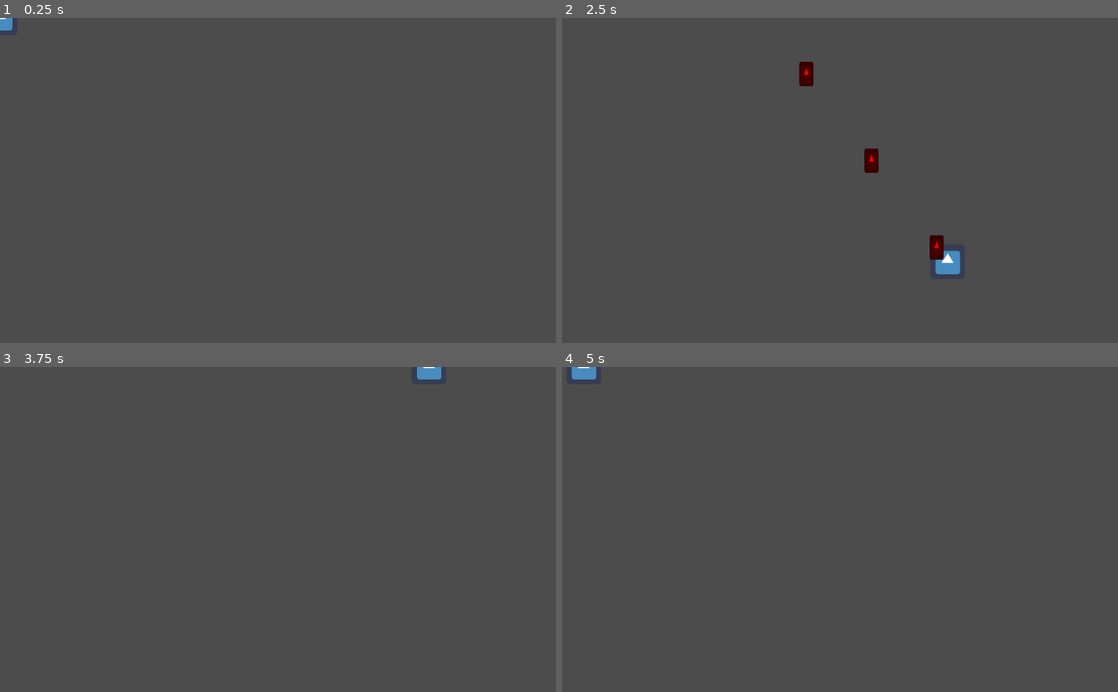
Above: before the commit, frames 1-4 (two rows, left to right).
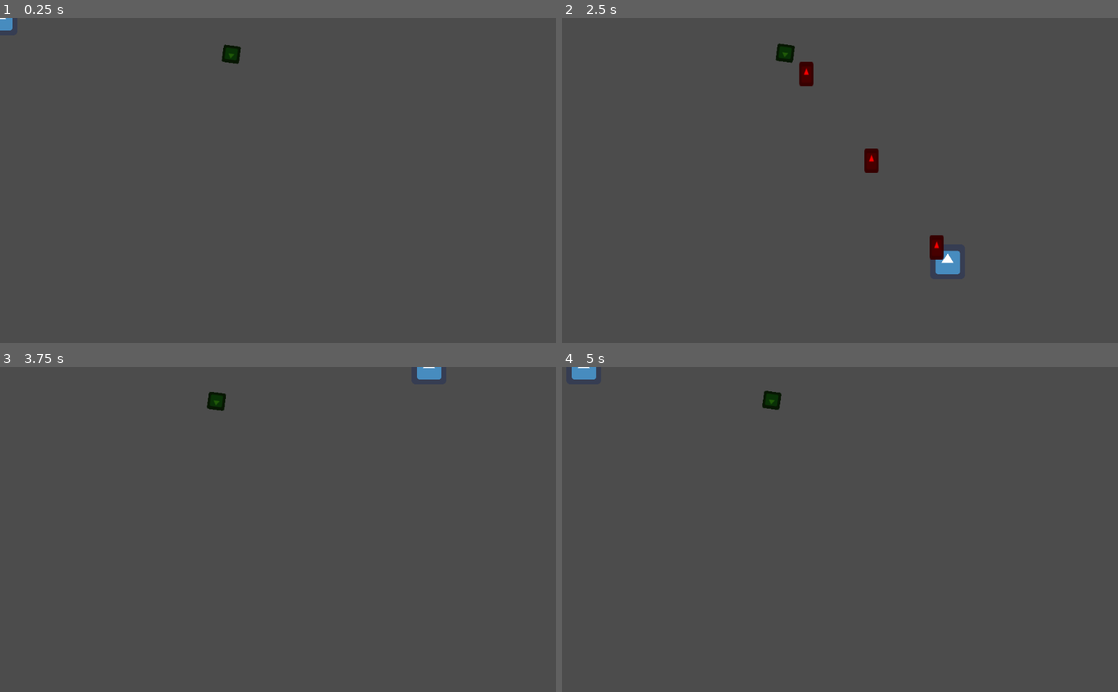
Above: after the commit, the same moments.

Repository: malachi2237/Cyber-Invader
Game: Godot game, scene res://GameScene.tscn
Same seed, same stepped clock (60 frames per second), same inputs: the game is played once before the commit and once after it. The engine's default icon, where the game draws it, is replaced by a stand-in: a white triangle on a blue panel in a dark square.
Inputs:
- Up to frame 1 (0.25 s): no input
- Up to frame 2 (2.5 s): tap Enter at 0.5 s; hold D (player_move_right) 0.53-1.28 s; hold Space (player_shoot) 0.53-1.28 s; hold S (player_move_down) 1.28-2.03 s; tap Space (player_shoot) at 1.35 s; hold D (player_move_right) from 2.03 s (still down); hold Space (player_shoot) from 2.03 s (still down)
- Up to frame 3 (3.75 s): release D (player_move_right) at 2.78 s; release Space (player_shoot) at 2.78 s; hold W (player_move_up) 2.78-3.53 s; tap Space (player_shoot) at 2.85 s; hold A (player_move_left) from 3.53 s (still down); hold Space (player_shoot) from 3.53 s (still down)
- Up to frame 4 (5 s): keep holding A (player_move_left); release Space (player_shoot) at 4.28 s; tap Space (player_shoot) at 4.35 s

The runs differ from the first frame. In frame 1, 0.2% of the frame differs, in the area x 39-44%, y 8-15%; in frame 2, 0.2%, in the area x 38-42%, y 7-14%; in frame 3, 0.2%; in frame 4, 0.2%.

Commit message:
Chargers 70% good

Diff:
--- /dev/null
+++ b/Enemies/Charger.gd
@@ -0,0 +1,95 @@
+extends Enemy
+
+# TODO!
+# issue with resetting the sequence
+# needs the player position to be the attack position
+# would prefer the aim to be a spin to point, look_at() is instant
+
+# Declare member variables here.
+export var homePos: Vector2 = self.position
+export var attackPos: Vector2 = Vector2(0,0)
+export var speed: float = 10
+
+onready var aimTimer: Timer = $AimTimer
+onready var shotTimer: Timer = $ShotTimer
+onready var chargeLag: Timer = $chargeLag
+
+var moveDir:Vector2 = Vector2(0,0)
+
+enum Mood{
+	attack,
+	regroup
+}
+
+enum Sequence {
+	aim,
+	charge,
+	repeat
+}
+
+var curMood = Mood.attack
+var curSeq = Sequence.aim
+
+# Called when the node enters the scene tree for the first time.
+func _ready() -> void:
+	pass # Replace with function body.
+
+
+# Called every frame. 'delta' is the elapsed time since the previous frame.
+func _physics_process(delta: float) -> void:
+	match curMood:
+		Mood.attack:
+			attack(delta)
+		Mood.regroup:
+			regroup(delta)
+
+func attack(delta) -> void:
+	sequence(Mood.regroup, attackPos, delta)
+
+func regroup(delta) -> void:
+	sequence(Mood.attack, homePos, delta)
+
+func sequence(nextMood, targetPos, delta) -> void:
+	match curSeq:
+		Sequence.aim:
+			aim(targetPos, delta)
+		Sequence.charge:
+			charge(targetPos, delta)
+		Sequence.repeat:
+			curMood = nextMood
+			curSeq = Sequence.aim
+
+func aim(targetPos, _delta) -> void:
+	if aimTimer.is_stopped():
+		aimTimer.start()
+	look_at(targetPos)
+	moveDir = position.direction_to(targetPos)
+
+func charge(targetPos, delta) -> void:
+	# periodically shoot while charging
+	if shotTimer.is_stopped():
+		shotTimer.start()
+	translate(speed*moveDir*delta)
+	if position.distance_to(targetPos) < 0.5:
+		chargeLag.start()
+	# charge goes to target position, with a follow through
+
+
+
+func shoot() -> void:
+	pass
+	print("BANG!")
+	# periodically shoot a bullet
+	# from each left/right side
+
+
+func _on_AimTimer_timeout() -> void:
+	curSeq = Sequence.charge
+
+
+func _on_ShotTimer_timeout() -> void:
+	shoot()
+
+func _on_chargeLag_timeout() -> void:
+	print("reset")
+	curSeq = Sequence.repeat
--- /dev/null
+++ b/Enemies/Charger.tscn
@@ -0,0 +1,29 @@
+[gd_scene load_steps=4 format=2]
+
+[ext_resource path="res://Enemies/Charger.gd" type="Script" id=1]
+[ext_resource path="res://icon.png" type="Texture" id=2]
+
+[sub_resource type="CircleShape2D" id=1]
+radius = 15.0
+
+[node name="Charger" type="Area2D"]
+script = ExtResource( 1 )
+attackPos = Vector2( 10, 10 )
+
+[node name="ChargerSprite" type="Sprite" parent="."]
+modulate = Color( 0.12549, 0.352941, 0.0313726, 1 )
+scale = Vector2( 0.5, 0.5 )
+texture = ExtResource( 2 )
+
+[node name="EnemyBox" type="CollisionShape2D" parent="."]
+shape = SubResource( 1 )
+
+[node name="AimTimer" type="Timer" parent="."]
+
+[node name="ShotTimer" type="Timer" parent="."]
+
+[node name="chargeLag" type="Timer" parent="."]
+
+[connection signal="timeout" from="AimTimer" to="." method="_on_AimTimer_timeout"]
+[connection signal="timeout" from="ShotTimer" to="." method="_on_ShotTimer_timeout"]
+[connection signal="timeout" from="chargeLag" to="." method="_on_chargeLag_timeout"]
--- a/Enemies/Glitchy.tscn
+++ b/Enemies/Glitchy.tscn
@@ -9,7 +9,7 @@
 [sub_resource type="Animation" id=2]
 resource_name = "GlitchyFadeIn"
 tracks/0/type = "value"
-tracks/0/path = NodePath("EnemySprite:modulate")
+tracks/0/path = NodePath("GlitchySprite:modulate")
 tracks/0/interp = 1
 tracks/0/loop_wrap = true
 tracks/0/imported = false
@@ -23,7 +23,7 @@
 
 [sub_resource type="Animation" id=3]
 tracks/0/type = "value"
-tracks/0/path = NodePath("EnemySprite:modulate")
+tracks/0/path = NodePath("GlitchySprite:modulate")
 tracks/0/interp = 1
 tracks/0/loop_wrap = true
 tracks/0/imported = false
@@ -38,7 +38,7 @@
 [node name="Glitchy" type="Area2D"]
 script = ExtResource( 1 )
 
-[node name="EnemySprite" type="Sprite" parent="."]
+[node name="GlitchySprite" type="Sprite" parent="."]
 modulate = Color( 0.85098, 0.0901961, 0.768627, 1 )
 rotation = -0.785398
 scale = Vector2( 0.5, 0.5 )
--- /dev/null
+++ b/GameManager.gd
@@ -0,0 +1,20 @@
+extends Node
+
+
+# Declare member variables here. Examples:
+# var a: int = 2
+# var b: String = "text"
+
+
+# Called when the node enters the scene tree for the first time.
+func _ready() -> void:
+	pass # Replace with function body.
+
+
+# Called every frame. 'delta' is the elapsed time since the previous frame.
+#func _process(delta: float) -> void:
+#	pass
+
+
+func _switchScene() -> void:
+	pass
--- a/GameScene.tscn
+++ b/GameScene.tscn
@@ -1,8 +1,9 @@
-[gd_scene load_steps=7 format=2]
+[gd_scene load_steps=8 format=2]
 
 [ext_resource path="res://icon.png" type="Texture" id=1]
 [ext_resource path="res://Bullets/Bullet.tscn" type="PackedScene" id=2]
 [ext_resource path="res://Player/Player.tscn" type="PackedScene" id=3]
+[ext_resource path="res://Enemies/Charger.tscn" type="PackedScene" id=4]
 
 [sub_resource type="VisualShaderNodeTexture" id=1]
 texture = ExtResource( 1 )
@@ -59,3 +60,6 @@
 [node name="Player" parent="." instance=ExtResource( 3 )]
 
 [node name="Bullet" parent="." instance=ExtResource( 2 )]
+
+[node name="Charger" parent="." instance=ExtResource( 4 )]
+position = Vector2( 426, 67 )
--- /dev/null
+++ b/MainMenu.gd
@@ -0,0 +1,19 @@
+extends Control
+
+
+# Declare member variables here. Examples:
+# var a: int = 2
+# var b: String = "text"
+
+
+# Called when the node enters the scene tree for the first time.
+func _ready() -> void:
+	pass # Replace with function body.
+
+
+# Called every frame. 'delta' is the elapsed time since the previous frame.
+#func _process(delta: float) -> void:
+#	pass
+
+func _on_Start_pressed() -> void:
+	var _a = get_tree().change_scene("res://GameScene.tscn")
--- /dev/null
+++ b/MainMenu.tscn
@@ -0,0 +1,17 @@
+[gd_scene load_steps=2 format=2]
+
+[ext_resource path="res://MainMenu.gd" type="Script" id=1]
+
+[node name="MainMenu" type="Control"]
+anchor_right = 1.0
+anchor_bottom = 1.0
+script = ExtResource( 1 )
+
+[node name="Start" type="Button" parent="."]
+margin_left = 475.0
+margin_top = 270.0
+margin_right = 558.0
+margin_bottom = 290.0
+text = "Start Game"
+
+[connection signal="pressed" from="Start" to="." method="_on_Start_pressed"]
